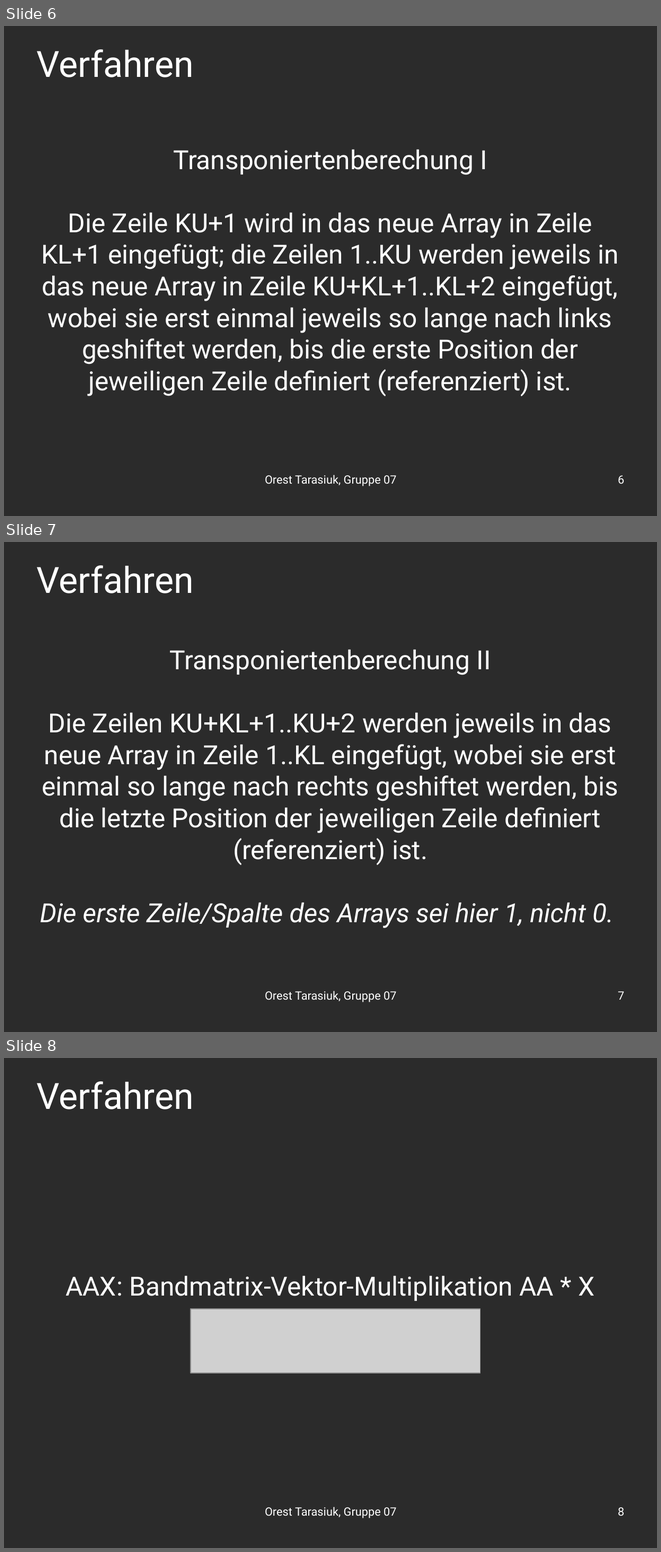
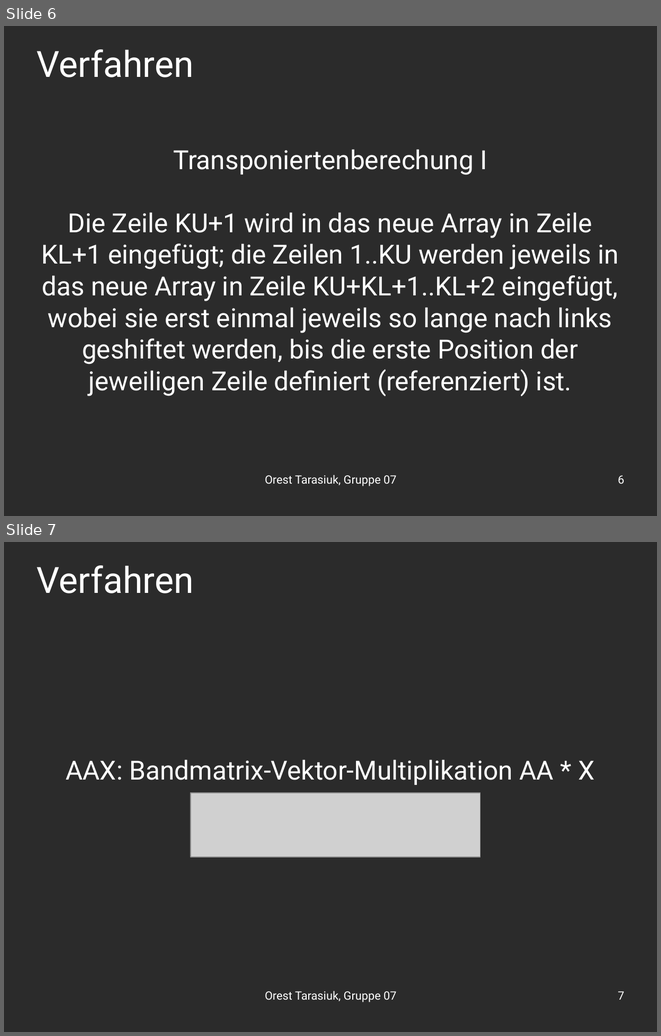
Before and after one commit to OrestTa/etip, a slide deck: Projekt2/Vortrag/vortrag2.odp. Shown one above the other, each under a label of ours: slides 6, 7 and 8 before the commit, slides 6 and 7 after it. The pictures are 661x1552 and 661x1036 pixels, drawn with LibreOffice and Linux fonts; fonts in the diff are those of the drawing; grey boxes stand for pictures; background and template pictures are left out; a plain dark background stands for a picture behind light text. Boxes give left, top, right and bottom in pixels: in the first picture for what was removed or moved away, otherwise in the second. Text is boxed around its words. In the diff, an @@ line names an element or a change of style, - is before the commit and + after.

Commit message:
v2 test

```diff
--- a/Projekt2/Vortrag/vortrag2.odp
+++ b/Projekt2/Vortrag/vortrag2.odp
@@ slide 7 removed at (x1=4, y1=542, x2=657, y2=1032), background picture (left out) @@
@@ title removed at (x1=37, y1=565, x2=194, y2=593) @@
-Verfahren
@@ subtitle removed at (x1=40, y1=649, x2=618, y2=928) @@
-Transponiertenberechung II
-Die Zeilen KU+KL+1..KU+2 werden jeweils in das neue Array in Zeile 1..KL eingefügt, wobei sie erst einmal so lange nach rechts geshiftet werden, bis die letzte Position der jeweiligen Zeile definiert (referenziert) ist.
-Die erste Zeile/Spalte des Arrays sei hier 1, nicht 0.
@@ text removed at (x1=265, y1=990, x2=396, y2=1002) @@
-Orest Tarasiuk, Gruppe 07
@@ page number removed at (x1=618, y1=991, x2=624, y2=999) @@
-7
@@ what was slide 8 is now slide 7 @@
@@ page number at (x1=618, y1=991, x2=624, y2=999): text changed @@
-8
+7
```
